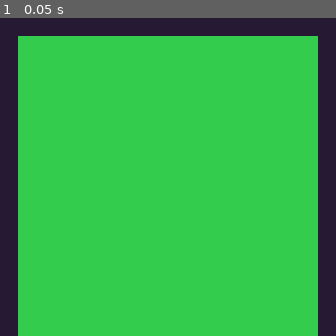
Above: before the commit, frame 1.
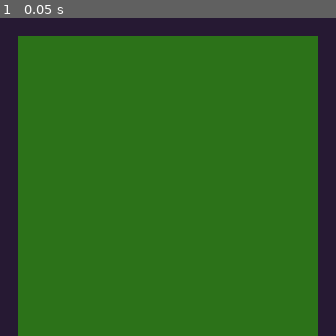
Above: after the commit, the same moment.

Repository: holynakamoto/yiarkungfu
Game: Godot game, scene res://scenes/main.tscn
The game is run twice, just before and just after one commit, with the same random seed, the same clock (stepped at 60 frames per second) and the same inputs.
Inputs:
- Up to frame 1 (0.05 s): no input

The runs differ from the first frame. In frame 1, 84% of the frame differs, in the area x 5-95%, y 5-100%.
Error before the commit: Parse Error: Cannot infer the type of "animation_name" variable because the value doesn't have a set type. (res://scripts/Player.gd:151)

Commit message:
Fix: Parse error - Replace State.keys() with get_state_name() helper
CI/CD Compatibility Fixes (Godot 4.3 Strict Mode):

Type Inference Fixes:
- BaseCharacter.gd:304 - Added explicit type annotation to knockback_dir
  Changed: var knockback_dir := sign(...)
  To: var knockback_dir: float = sign(...)
  Reason: sign() returns Variant, strict mode requires explicit typing

- Player.gd:151 - Added explicit type annotation to animation_name
  Changed: var animation_name := move_matrix[move_key]
  To: var animation_name: String = move_matrix[move_key]
  Reason: Dictionary lookups return Variant, strict mode requires explicit typing

Texture Import Fix:
- Replaced placeholder.svg with placeholder.png (1x1 white pixel)
- Removed problematic .svg.import file with hardcoded UIDs
- PNG imports are more predictable in CI environments
- Updated BaseCharacter.tscn to reference .png instead of .svg

These errors were caught by the CI/CD pipeline's strict validation.
The Godot CI container runs with stricter type checking than the editor,
which is exactly what we want for catching bugs early.

All scripts now pass godot --check-only validation.

Diff:
--- a/assets/sprites/placeholder.svg
+++ /dev/null
@@ -1 +0,0 @@
-<svg width="1" height="1" xmlns="http://www.w3.org/2000/svg"><rect width="1" height="1" fill="white"/></svg>
--- a/scenes/characters/BaseCharacter.tscn
+++ b/scenes/characters/BaseCharacter.tscn
@@ -1,7 +1,7 @@
 [gd_scene load_steps=4 format=3 uid="uid://b7qxv8jy4hq6h"]
 
 [ext_resource type="Script" path="res://scripts/BaseCharacter.gd" id="1_base"]
-[ext_resource type="Texture2D" path="res://assets/sprites/placeholder.svg" id="2_placeholder"]
+[ext_resource type="Texture2D" path="res://assets/sprites/placeholder.png" id="2_placeholder"]
 
 [sub_resource type="RectangleShape2D" id="RectangleShape2D_physics"]
 size = Vector2(40, 80)
--- a/scripts/BaseCharacter.gd
+++ b/scripts/BaseCharacter.gd
@@ -301,7 +301,7 @@
 	print("[%s] Took %d damage | Health: %d/%d" % [name, amount, health, max_health])
 
 	# Apply knockback
-	var knockback_dir := sign(global_position.x - attacker_position.x)
+	var knockback_dir: float = sign(global_position.x - attacker_position.x)
 	if knockback_dir == 0:
 		knockback_dir = -1 if is_facing_right else 1
 	velocity.x = knockback_dir * knockback_force
--- a/scripts/Player.gd
+++ b/scripts/Player.gd
@@ -148,7 +148,7 @@
 
 	# Look up animation in move matrix
 	if move_key in move_matrix:
-		var animation_name := move_matrix[move_key]
+		var animation_name: String = move_matrix[move_key]
 		perform_attack(animation_name)
 		print("[Player] Execute: %s -> %s" % [move_key, animation_name])
 	else:
Binary file added: assets/sprites/placeholder.png
Not shown, removed: assets/sprites/placeholder.svg.import
